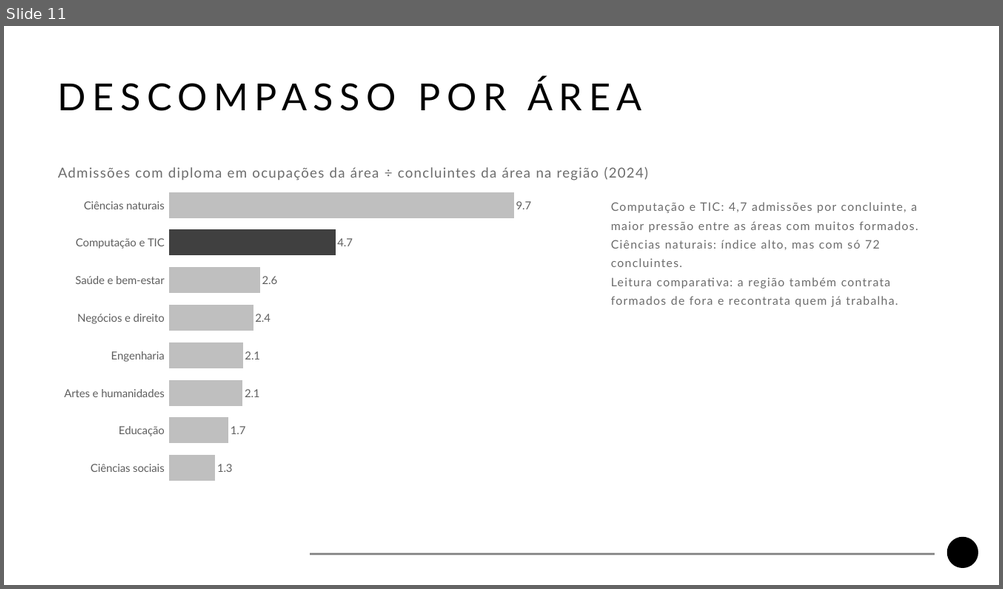
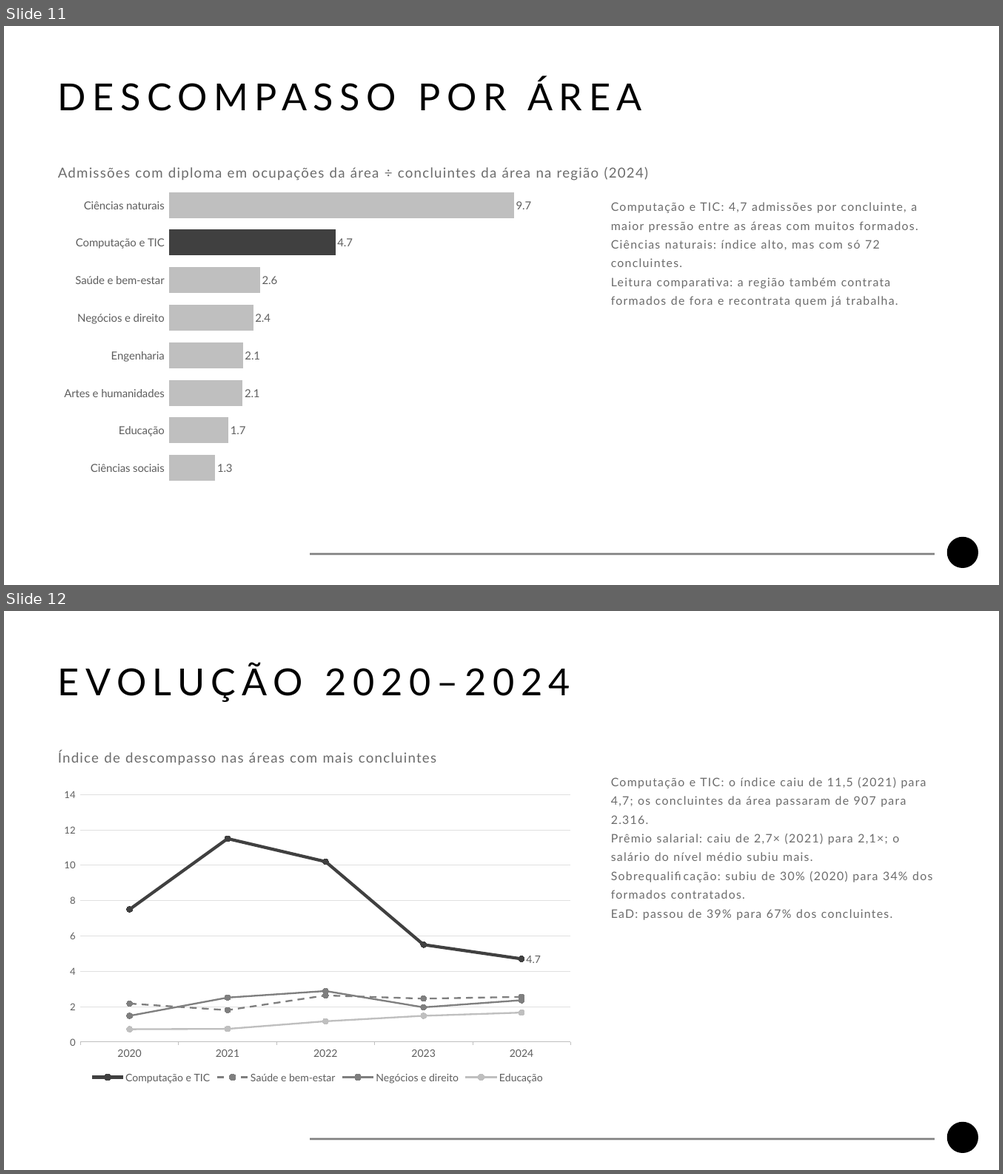
Before and after one commit to guilherme-ndo/projetointegrador-ii, a slide deck: docs/apresentacao_pi2.pptx. Shown one above the other, each under a label of ours: slide 11 before the commit, slides 11 and 12 after it. The pictures are 1003x589 and 1003x1174 pixels, drawn with LibreOffice and Linux fonts; fonts in the diff are those of the drawing; background and template pictures are left out. Boxes give left, top, right and bottom in pixels: in the first picture for what was removed or moved away, otherwise in the second. Text is boxed around its words. In the diff, an @@ line names an element or a change of style, - is before the commit and + after.

```diff
--- a/docs/apresentacao_pi2.pptx
+++ b/docs/apresentacao_pi2.pptx
@@ slide 12 added at bbox=[4, 611, 999, 1170], background #FFFFFF; not listed: 2 template elements that a slide beside it also shows @@
@@ text added at bbox=[58, 664, 570, 702], 54 pt, text #000000 @@
+EVOLUÇÃO 2020–2024
@@ text added at bbox=[58, 751, 436, 765], 20 pt, text #6C6C6C @@
+  Índice de descompasso nas áreas com mais concluintes
@@ line chart added at bbox=[54, 783, 581, 1086] @@
+categories: 2020, 2021, 2022, 2023, 2024
+Computação e TIC: 7.5, 11.5, 10.2, 5.5, 4.7
+Saúde e bem-estar: 2.2, 1.8, 2.6, 2.5, 2.5
+Negócios e direito: 1.5, 2.5, 2.9, 2, 2.4
+Educação: 0.7, 0.7, 1.2, 1.5, 1.7
@@ text added at bbox=[611, 777, 932, 920], 17 pt, text #6C6C6C @@
+  Computação e TIC: o índice caiu de 11,5 (2021) para 4,7; os concluintes da área passaram de 907 para 2.316.
+  Prêmio salarial: caiu de 2,7× (2021) para 2,1×; o salário do nível médio subiu mais.
+  Sobrequalificação: subiu de 30% (2020) para 34% dos formados contratados.
+  EaD: passou de 39% para 67% dos concluintes.
```
Also in this commit, not shown: 3 slides changed, 8 other files.
